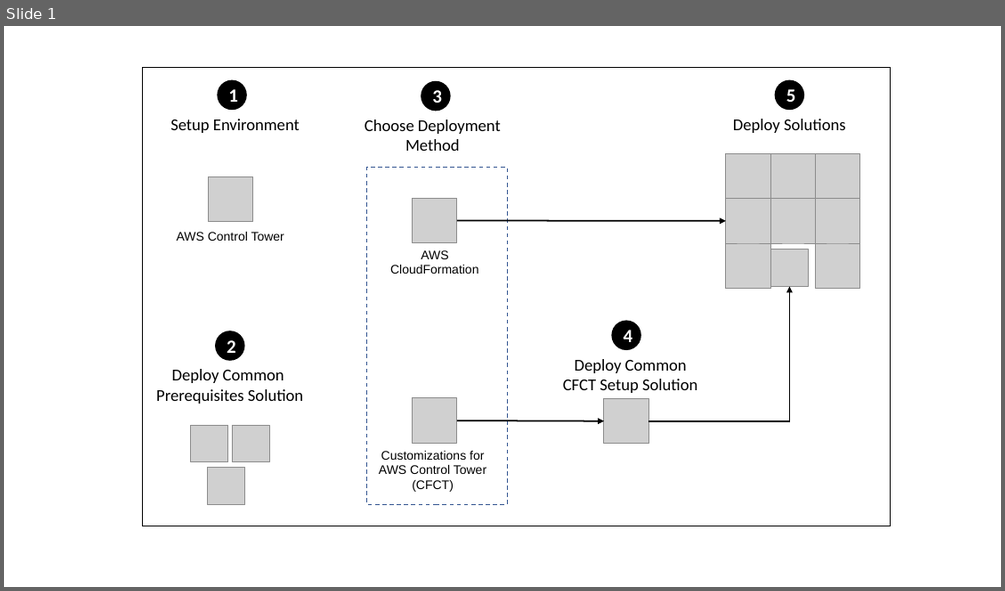
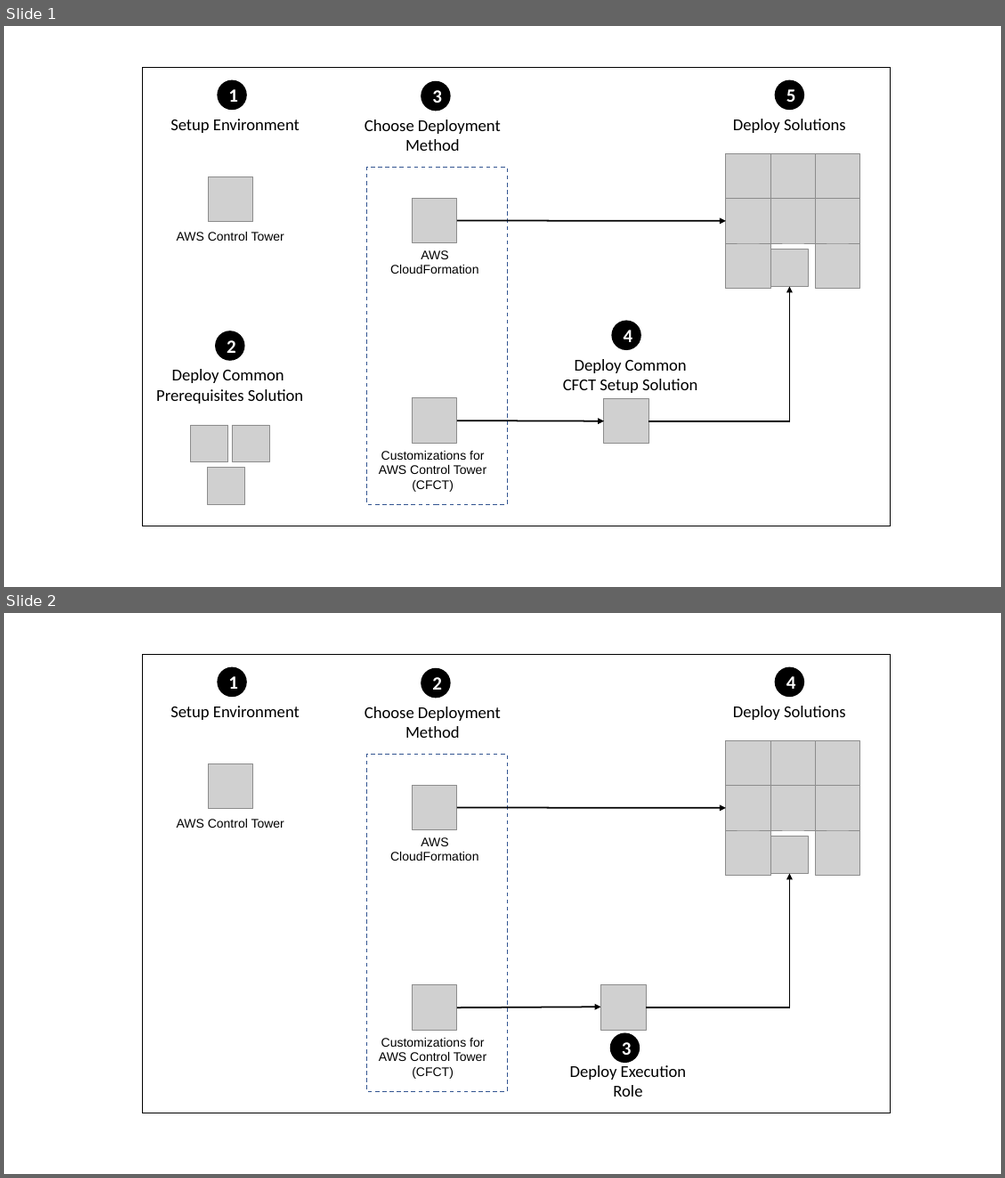
Before and after one commit to aws-samples/aws-security-reference-architecture-examples, a slide deck: aws_sra_examples/docs/artifacts/where-to-start-process.pptx. Shown one above the other, each under a label of ours: slide 1 before the commit, slides 1 and 2 after it. The pictures are 1005x591 and 1005x1178 pixels, drawn with LibreOffice and Linux fonts; fonts in the diff are those of the drawing; grey boxes stand for pictures. Boxes give left, top, right and bottom in pixels: in the first picture for what was removed or moved away, otherwise in the second. Text is boxed around its words. In the diff, an @@ line names an element or a change of style, - is before the commit and + after.

Commit message:
Easy setup (#140)
* easy setup

* fix s3 bpa dead link

* fix rAWSControlTowerRole Arn output

* easy setup

* fix dead s3 link

* update readme links

* update readme links

```diff
--- a/aws_sra_examples/docs/artifacts/where-to-start-process.pptx
+++ b/aws_sra_examples/docs/artifacts/where-to-start-process.pptx
@@ slide 2 added at (4,613,1001,1174), background #FFFFFF @@
@@ rectangle added at (142,654,890,1112), fill #FFFFFF, outline #000000 1 pt @@
@@ ellipse added at (217,666,247,697), fill #000000, 18 pt, text #FFFFFF, bold @@
+1
@@ ellipse added at (421,668,451,698), fill #000000, 18 pt, text #FFFFFF, bold @@
+2
@@ ellipse added at (775,666,805,697), fill #000000, 18 pt, text #FFFFFF, bold @@
+4
@@ text added at (170,706,299,720), 16 pt, text #000000 @@
+Setup Environment
@@ text added at (364,706,501,738), 16 pt, text #000000 @@
+Choose Deployment Method
@@ text added at (733,706,846,720), 16 pt, text #000000 @@
+Deploy Solutions
@@ picture added at (726,741,770,786) @@
@@ picture added at (771,741,816,786) @@
@@ picture added at (816,741,860,786) @@
@@ picture added at (208,764,253,809) @@
@@ rectangle added at (367,755,507,1091), outline #325491 1 pt dashed @@
@@ picture added at (413,785,457,830) @@
@@ picture added at (726,786,770,831) @@
@@ picture added at (771,786,816,831) @@
@@ picture added at (816,786,860,831) @@
@@ text added at (177,819,284,827), 12 pt, text #000000 @@
+AWS Control Tower
@@ arrow added from (457, 807) to (726, 808), #000000 1.5 pt @@
@@ text added at (390,837,478,860), 12 pt, text #000000 @@
+AWS CloudFormation
@@ picture added at (726,830,770,875) @@
@@ picture added at (771,835,809,873) @@
@@ picture added at (816,830,860,875) @@
@@ elbow arrow added from (647, 1008) to (790, 873), #000000 1.5 pt @@
@@ picture added at (413,985,457,1030) @@
@@ picture added at (601,985,647,1030) @@
@@ arrow added from (457, 1008) to (600, 1007), #000000 1.5 pt @@
@@ text added at (379,1038,486,1078), 12 pt, text #000000 @@
+Customizations for AWS Control Tower
+(CFCT)
@@ ellipse added at (610,1032,639,1062), fill #000000, 18 pt, text #FFFFFF, bold @@
+3
@@ text added at (570,1065,687,1096), 16 pt, text #000000 @@
+Deploy Execution
+Role
```
Also in this commit, not shown: 10 other files.
